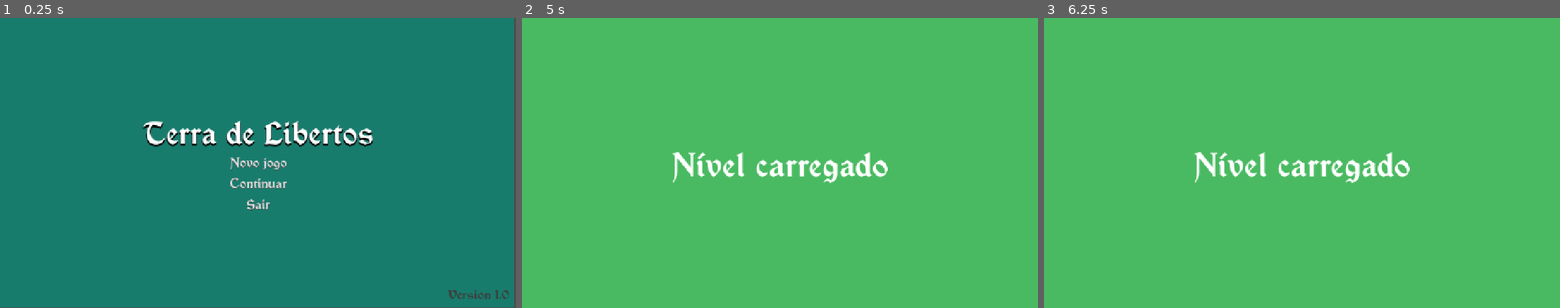
Above: before the commit, frames 1-3 (left to right).
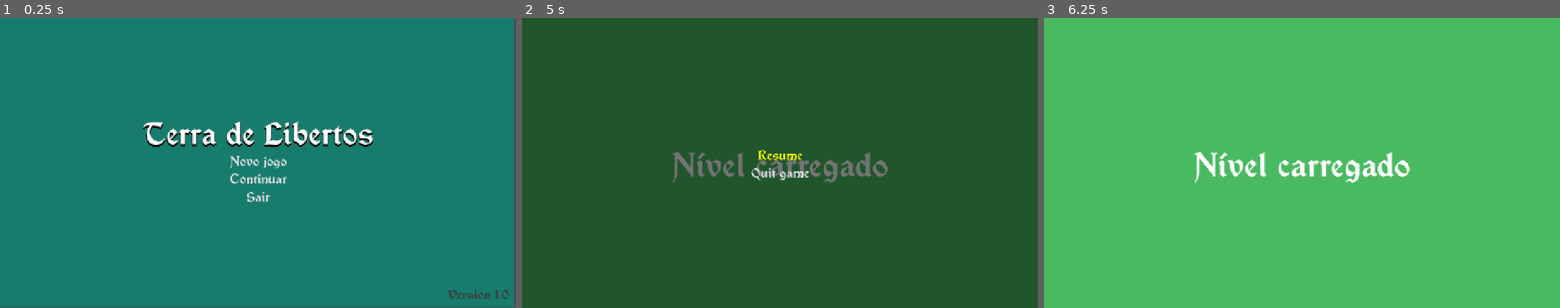
Above: after the commit, the same moments.

Repository: FateCoders/devops-atividade-jogo
Game: Godot game, scene res://Scenes/UI/menu_inicial.tscn
Two runs of this game, one before a commit and one after it. Both use one fixed random seed, a clock stepped at 60 frames per second and the inputs below.
Inputs (mouse positions are in pixels of both pictures, inside the frame that each line leads up to):
- Up to frame 1 (0.25 s): no input
- Up to frame 2 (5 s): click "Continuar" at 0.5 s; tap Enter at 1.25, 2.75, 4.25 s; tap Space at 2, 3.5 s; tap Escape (ui_cancel) at 4.9 s
- Up to frame 3 (6.25 s): click (1302, 154) at 5 s, where only the run after the commit has a clickable "Resume"; tap Space at 5.75 s

The runs differ from the first frame. In frame 1, 1.4% of the frame differs, in the area x 27-73%, y 35-67%; in frame 2, 100%, in the area x 0-100%, y 0-100%; in frame 3, nothing differs.

Commit message:
Add pause menu with themed buttons and logic
Introduces a new pause menu scene and script, replacing previous references to 'menu_pausa' with 'pause_menu'. Adds a reusable button theme and applies it to main menu buttons. The pause menu includes resume and quit functionality, and is integrated into level scenes. Removes redundant shadow labels from the main menu for cleaner UI.

Diff:
--- /dev/null
+++ b/Resources/Themes/button.tres
@@ -0,0 +1,23 @@
+[gd_resource type="Theme" load_steps=6 format=3 uid="uid://reta3c3dnyho"]
+
+[ext_resource type="FontFile" uid="uid://dcabkpfkiyymj" path="res://Scenes/UI/Assets/Fonts/Vinque Rg.otf" id="1_jhbw2"]
+
+[sub_resource type="StyleBoxEmpty" id="StyleBoxEmpty_rrvs5"]
+
+[sub_resource type="StyleBoxEmpty" id="StyleBoxEmpty_8rf44"]
+
+[sub_resource type="StyleBoxEmpty" id="StyleBoxEmpty_r2i2h"]
+
+[sub_resource type="StyleBoxEmpty" id="StyleBoxEmpty_oykix"]
+
+[resource]
+Button/colors/font_focus_color = Color(1, 1, 0, 1)
+Button/colors/font_hover_color = Color(1, 1, 0, 1)
+Button/colors/font_hover_pressed_color = Color(1, 1, 0, 1)
+Button/colors/font_pressed_color = Color(1, 0.552941, 0, 1)
+Button/font_sizes/font_size = 32
+Button/fonts/font = ExtResource("1_jhbw2")
+Button/styles/focus = SubResource("StyleBoxEmpty_rrvs5")
+Button/styles/hover = SubResource("StyleBoxEmpty_8rf44")
+Button/styles/normal = SubResource("StyleBoxEmpty_r2i2h")
+Button/styles/pressed = SubResource("StyleBoxEmpty_oykix")
--- a/Scenes/Levels/level.tscn
+++ b/Scenes/Levels/level.tscn
@@ -2,7 +2,7 @@
 
 [ext_resource type="FontFile" uid="uid://dcabkpfkiyymj" path="res://Scenes/UI/Assets/Fonts/Vinque Rg.otf" id="1_f1n8c"]
 [ext_resource type="Script" uid="uid://qys5wnkxmb5u" path="res://Scripts/Levels/level.gd" id="1_yjxcc"]
-[ext_resource type="PackedScene" uid="uid://dimug5k6koccy" path="res://Scenes/UI/menu_pausa.tscn" id="3_lkqqh"]
+[ext_resource type="PackedScene" uid="uid://d27ue4fejbls5" path="res://Scenes/UI/pause_menu.tscn" id="3_yjxcc"]
 
 [sub_resource type="LabelSettings" id="LabelSettings_7x7pb"]
 font = ExtResource("1_f1n8c")
@@ -45,6 +45,5 @@
 text = "Novo Nível"
 label_settings = SubResource("LabelSettings_7x7pb")
 
-[node name="menu_pausa" parent="." instance=ExtResource("3_lkqqh")]
-size_flags_horizontal = 4
-size_flags_vertical = 4
+[node name="pause_menu" parent="." instance=ExtResource("3_yjxcc")]
+visible = false
--- a/Scenes/Levels/level_loaded.tscn
+++ b/Scenes/Levels/level_loaded.tscn
@@ -1,7 +1,7 @@
 [gd_scene load_steps=4 format=3 uid="uid://dtr1kc2onifb1"]
 
 [ext_resource type="FontFile" uid="uid://dcabkpfkiyymj" path="res://Scenes/UI/Assets/Fonts/Vinque Rg.otf" id="1_verxq"]
-[ext_resource type="PackedScene" uid="uid://dimug5k6koccy" path="res://Scenes/UI/menu_pausa.tscn" id="2_eopak"]
+[ext_resource type="PackedScene" uid="uid://d27ue4fejbls5" path="res://Scenes/UI/pause_menu.tscn" id="2_eopak"]
 
 [sub_resource type="LabelSettings" id="LabelSettings_eopak"]
 font = ExtResource("1_verxq")
@@ -42,4 +42,4 @@
 text = "Nível carregado"
 label_settings = SubResource("LabelSettings_eopak")
 
-[node name="menu_pausa" parent="." instance=ExtResource("2_eopak")]
+[node name="pause_menu" parent="." instance=ExtResource("2_eopak")]
--- a/Scenes/UI/menu_inicial.tscn
+++ b/Scenes/UI/menu_inicial.tscn
@@ -1,7 +1,8 @@
-[gd_scene load_steps=6 format=3 uid="uid://d3iw8vt6yv34f"]
+[gd_scene load_steps=7 format=3 uid="uid://d3iw8vt6yv34f"]
 
 [ext_resource type="FontFile" uid="uid://dcabkpfkiyymj" path="res://Scenes/UI/Assets/Fonts/Vinque Rg.otf" id="1_he3hw"]
 [ext_resource type="Script" uid="uid://cbi3nx4kxkfdf" path="res://Scripts/UI/menu_inicial.gd" id="1_ogbwj"]
+[ext_resource type="Theme" uid="uid://reta3c3dnyho" path="res://Resources/Themes/button.tres" id="3_e412q"]
 
 [sub_resource type="LabelSettings" id="LabelSettings_ogbwj"]
 font = ExtResource("1_he3hw")
@@ -67,6 +68,7 @@
 [node name="NewGame" type="Button" parent="VBoxContainer/ButtonsContainer" groups=["button"]]
 layout_mode = 2
 size_flags_horizontal = 4
+theme = ExtResource("3_e412q")
 theme_override_colors/font_hover_color = Color(1, 1, 0, 1)
 theme_override_colors/font_pressed_color = Color(0, 0, 0, 1)
 theme_override_fonts/font = ExtResource("1_he3hw")
@@ -75,26 +77,10 @@
 text = "Novo jogo"
 flat = true
 
-[node name="Shadow" type="Label" parent="VBoxContainer/ButtonsContainer/NewGame"]
-show_behind_parent = true
-layout_mode = 1
-anchors_preset = 8
-anchor_left = 0.5
-anchor_top = 0.5
-anchor_right = 0.5
-anchor_bottom = 0.5
-offset_left = -70.5
-offset_top = -18.0
-offset_right = 70.5
-offset_bottom = 22.0
-grow_horizontal = 2
-grow_vertical = 2
-text = "Novo jogo"
-label_settings = SubResource("LabelSettings_he3hw")
-
 [node name="Continue" type="Button" parent="VBoxContainer/ButtonsContainer" groups=["button"]]
 layout_mode = 2
 size_flags_horizontal = 4
+theme = ExtResource("3_e412q")
 theme_override_colors/font_hover_color = Color(1, 1, 0, 1)
 theme_override_colors/font_pressed_color = Color(0, 0, 0, 1)
 theme_override_fonts/font = ExtResource("1_he3hw")
@@ -103,26 +89,10 @@
 text = "Continuar"
 flat = true
 
-[node name="Shadow" type="Label" parent="VBoxContainer/ButtonsContainer/Continue"]
-show_behind_parent = true
-layout_mode = 1
-anchors_preset = 8
-anchor_left = 0.5
-anchor_top = 0.5
-anchor_right = 0.5
-anchor_bottom = 0.5
-offset_left = -70.5
-offset_top = -18.0
-offset_right = 70.5
-offset_bottom = 22.0
-grow_horizontal = 2
-grow_vertical = 2
-text = "Continuar"
-label_settings = SubResource("LabelSettings_he3hw")
-
 [node name="Quit" type="Button" parent="VBoxContainer/ButtonsContainer" groups=["button"]]
 layout_mode = 2
 size_flags_horizontal = 4
+theme = ExtResource("3_e412q")
 theme_override_colors/font_hover_color = Color(1, 1, 0, 1)
 theme_override_colors/font_pressed_color = Color(0, 0, 0, 1)
 theme_override_fonts/font = ExtResource("1_he3hw")
@@ -130,20 +100,6 @@
 theme_override_styles/focus = SubResource("StyleBoxEmpty_he3hw")
 text = "Sair"
 flat = true
-
-[node name="Shadow" type="Label" parent="VBoxContainer/ButtonsContainer/Quit"]
-show_behind_parent = true
-layout_mode = 1
-anchors_preset = 4
-anchor_top = 0.5
-anchor_bottom = 0.5
-offset_left = 5.0
-offset_top = -18.0
-offset_right = 146.0
-offset_bottom = 22.0
-grow_vertical = 2
-text = "Sair"
-label_settings = SubResource("LabelSettings_he3hw")
 
 [node name="Version" type="Label" parent="."]
 show_behind_parent = true
--- /dev/null
+++ b/Scenes/UI/pause_menu.tscn
@@ -0,0 +1,46 @@
+[gd_scene load_steps=5 format=3 uid="uid://d27ue4fejbls5"]
+
+[ext_resource type="Script" uid="uid://bhexjusik2ejx" path="res://Scripts/UI/pause_menu.gd" id="1_8rf44"]
+[ext_resource type="Theme" uid="uid://reta3c3dnyho" path="res://Resources/Themes/button.tres" id="1_rrvs5"]
+
+[sub_resource type="InputEventAction" id="InputEventAction_8rf44"]
+action = &"ui_cancel"
+
+[sub_resource type="Shortcut" id="Shortcut_r2i2h"]
+events = [SubResource("InputEventAction_8rf44")]
+
+[node name="pause_menu" type="CanvasLayer"]
+process_mode = 3
+script = ExtResource("1_8rf44")
+
+[node name="bg_overlay" type="ColorRect" parent="."]
+anchors_preset = 15
+anchor_right = 1.0
+anchor_bottom = 1.0
+grow_horizontal = 2
+grow_vertical = 2
+color = Color(0, 0, 0, 0.545098)
+
+[node name="menu_holder" type="VBoxContainer" parent="."]
+anchors_preset = 14
+anchor_top = 0.5
+anchor_right = 1.0
+anchor_bottom = 0.5
+offset_top = -33.0
+offset_bottom = 33.0
+grow_horizontal = 2
+grow_vertical = 2
+
+[node name="resume_button" type="Button" parent="menu_holder"]
+layout_mode = 2
+theme = ExtResource("1_rrvs5")
+shortcut = SubResource("Shortcut_r2i2h")
+text = "Resume"
+
+[node name="quit_button" type="Button" parent="menu_holder"]
+layout_mode = 2
+theme = ExtResource("1_rrvs5")
+text = "Quit game"
+
+[connection signal="pressed" from="menu_holder/resume_button" to="." method="_on_resume_button_pressed"]
+[connection signal="pressed" from="menu_holder/quit_button" to="." method="_on_quit_button_2_pressed"]
--- /dev/null
+++ b/Scripts/UI/pause_menu.gd
@@ -0,0 +1,27 @@
+extends CanvasLayer
+
+@onready var resume_button = $menu_holder/resume_button
+
+# Called when the node enters the scene tree for the first time.
+func _ready() -> void:
+	visible = false
+
+
+# Called every frame. 'delta' is the elapsed time since the previous frame.
+func _process(delta: float) -> void:
+	pass
+
+func _unhandled_input(event: InputEvent) -> void:
+	if event.is_action_pressed("ui_cancel"):
+		visible = true
+		get_tree().paused = true
+		resume_button.grab_focus()
+
+func _on_resume_button_pressed() -> void:
+	get_tree().paused = false
+	visible = false
+
+
+func _on_quit_button_2_pressed() -> void:
+	get_tree().paused = false
+	get_tree().change_scene_to_file("res://Scenes/UI/menu_inicial.tscn")
Not shown, added: Scripts/UI/pause_menu.gd.uid
